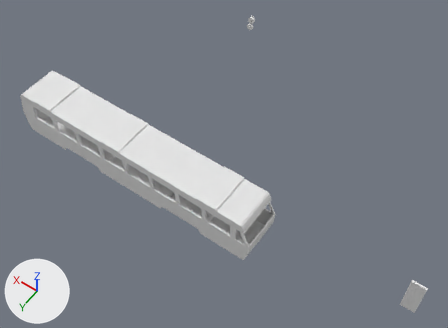
A saved change to the Blender file Blender files/tramm.blend.
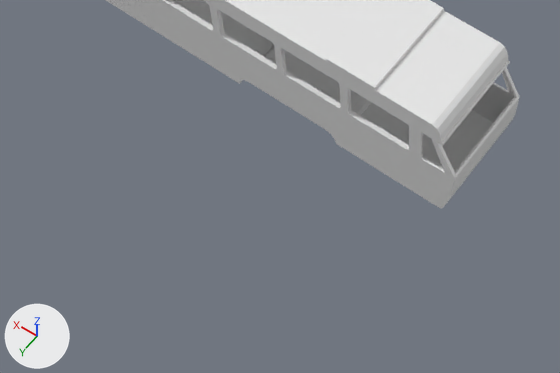
Each version is shown whole from a camera (50 mm lens) standing at (-18.4, 21.2, 31.7) and looking at (-4.3, 1.4, 0.6), then close up on the part from 14% to 65% of the width and 53% to 100% of the height. The axes (+X, +Y, +Z) are drawn at lower left. The lights are the same throughout.

Objects in the first close-up: 'train'.
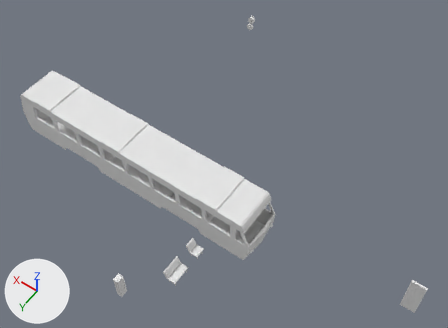
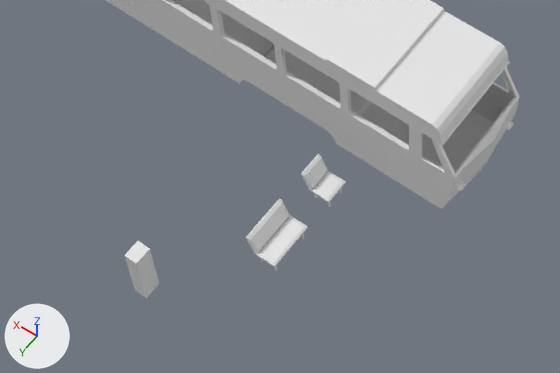
Commit message: tramm update

Patch to the scene script:
```diff
--- a/Blender files/tramm.blend.py
+++ b/Blender files/tramm.blend.py
@@ mat_material_003 @@
+mat_material_003 = principled_material('Material.003')
+mat_material_003.base_color = (0.8, 0.8, 0.8)  # white #e7e7e7
+mat_material_003.roughness = 0.585
@@ mat_material_005 @@
+mat_material_005 = principled_material('Material.005')
+mat_material_005.base_color = (0.8, 0.8, 0.8)  # white #e7e7e7
+mat_material_005.roughness = 0.585
@@ me_cube @@
 # used by ob_train; location = (3.94, 4.38, 2.85)
-me_cube.from_pydata(...)  # 922 vertices, 731 faces; spans x -13.1..5.3, y -6.2..6.2, z -3.7..0.0
+me_cube.from_pydata(...)  # 1027 vertices, 825 faces; spans x -13.2..5.3, y -6.2..6.2, z -3.7..0.0
+# me_cube part 1
+# 6 vertices are removed from x -13.1..4.6, y -1.4..1.4, z -3.0..-0.7
+# 86 faces are deleted
+# 3 vertices in x -12.8, y 0.0, z -3.5..-3.4 move by (-0.2, 0.0, 0.0)
+# 35 vertices are added at x -13.2..-9.4, y -1.2..1.2, z -3.0..0.0
+# 38 new vertices lie (0.0, 0.4, 0.0) away from vertices in x -13.1..5.0, y -1.4..-1.3, z -3.0..0.0
+# 38 new vertices lie (0.0, -0.4, 0.0) away from vertices in x -13.1..5.0, y 1.3..1.4, z -3.0..0.0
+# 180 new faces join them
 me_cube.materials.append(mat_material)
@@ me_cube_005 @@
+me_cube_005.from_pydata(...)  # 196 vertices, 126 faces, 2 loose edges; spans x 0.377..1.181, y -0.253..1.0, z -1.395..-0.416
+me_cube_005.materials.append(mat_material_003)  # its picture is missing
@@ me_cube_008 @@
+me_cube_008.from_pydata(...)  # 160 vertices, 126 faces, 1 loose edge; spans x 0.377..1.181, y 1.052..1.726, z -1.395..-0.416
+me_cube_008.materials.append(mat_material_005)  # its picture is missing
@@ me_cube_006 @@
+me_cube_006.from_pydata(...)  # a box spanning x -1.0..1.0, y -1.0..1.0, z -1.0..1.0
@@ ob_bench @@
+ob_bench = bpy.data.objects.new('Bench', me_cube_005)
+ob_bench.location = (-7.21, 8.71, 1.18)
@@ ob_bench_002 @@
+ob_bench_002 = bpy.data.objects.new('Bench.002', me_cube_008)
+ob_bench_002.location = (-7.21, 5.92, 1.18)
@@ ob_inimene @@
+ob_inimene = bpy.data.objects.new('Inimene', me_cube_006)
+ob_inimene.location = (-4.68, 11.71, 0.79)
+ob_inimene.scale = (0.175, 0.225, 0.85)
```

Where the change shows, as pixel boxes (x1, y1, x2, y2) in the close-ups (560 x 373 px):
'Bench', added: after (245, 198, 308, 271)
'Inimene', added: after (124, 241, 159, 298)
'Bench.002', added: after (301, 154, 346, 207)
part 1 of me_cube, built on: before (225, 0, 520, 203); after (225, 0, 520, 207)
